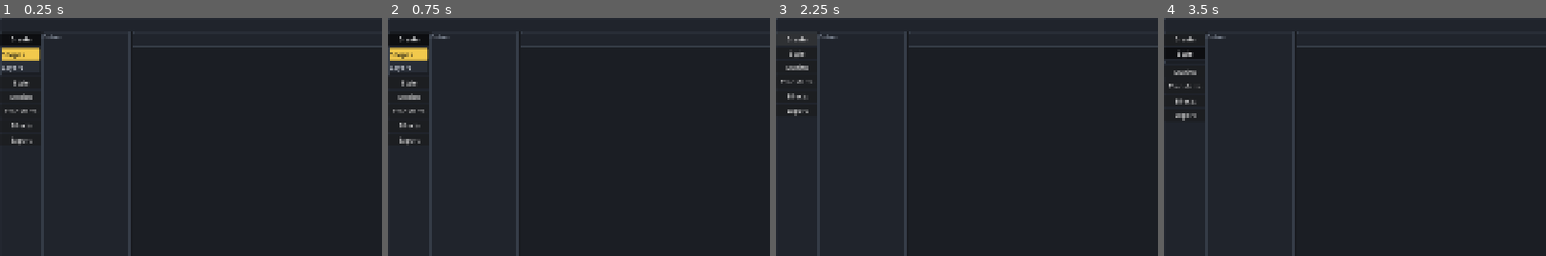
Above: before the commit, frames 1-4 (left to right).
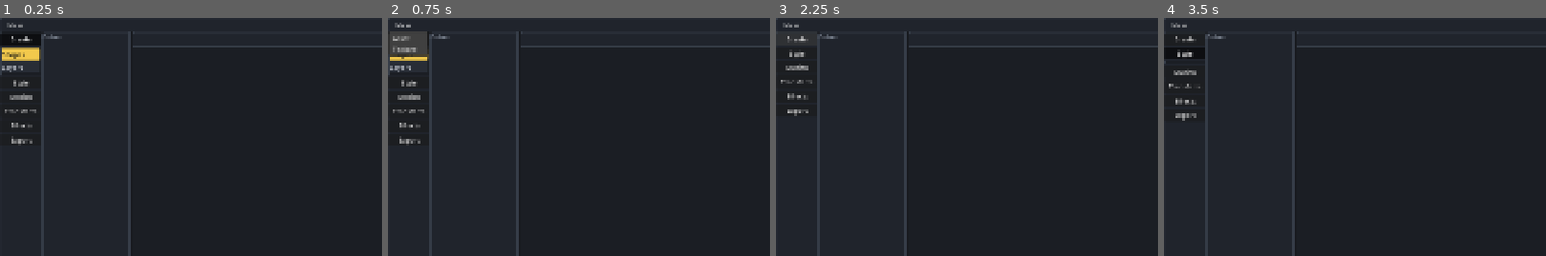
Above: after the commit, the same moments.

Repository: umut144/PolyPixar
Game: Godot game, scene res://scenes/main.tscn
The game is run twice, just before and just after one commit, with the same random seed, the same clock (stepped at 60 frames per second) and the same inputs.
Inputs (mouse positions are % of the whole screen's width and height, from its top left):
- Up to frame 1 (0.25 s): no input
- Up to frame 2 (0.75 s): click (2, 2) at 0.5 s, where only the run after the commit has a clickable "New"
- Up to frame 3 (2.25 s): click (2, 2) at 1.25 s, where only the run after the commit has a clickable "New"; click "Create" at 2 s
- Up to frame 4 (3.5 s): click "Style" at 2.75 s
The pictures show only the part of the screen within x 0-50%, y 0-50%; the shares and areas given below are measured in that part.

The runs differ from the first frame. In frame 1, less than 0.1% of the frame differs, in the area x 1-6%, y 2-4%; in frame 2, 1.1%, in the area x 0-11%, y 2-17%; in frame 3, less than 0.1%; in frame 4, less than 0.1%.

Commit message:
ui: add inert new document menu

Diff:
--- a/scripts/main.gd
+++ b/scripts/main.gd
@@ -36,6 +36,14 @@
 	var toolbar := HBoxContainer.new()
 	toolbar.custom_minimum_size = Vector2(0, 32)
 	toolbar_panel.add_child(toolbar)
+	var new_menu := MenuButton.new()
+	new_menu.text = "New"
+	new_menu.custom_minimum_size = Vector2(72, 32)
+	new_menu.focus_mode = Control.FOCUS_NONE
+	var new_popup := new_menu.get_popup()
+	new_popup.add_item("Asset")
+	new_popup.add_item("Texture")
+	toolbar.add_child(new_menu)
 
 	var workspace_row := HBoxContainer.new()
 	workspace_row.size_flags_vertical = Control.SIZE_EXPAND_FILL
Not shown, changed: docs/AI_CONTEXT.md
Not shown, changed: docs/ARCHITECTURE.md
Not shown, changed: docs/MVP_CHECKLIST.md
